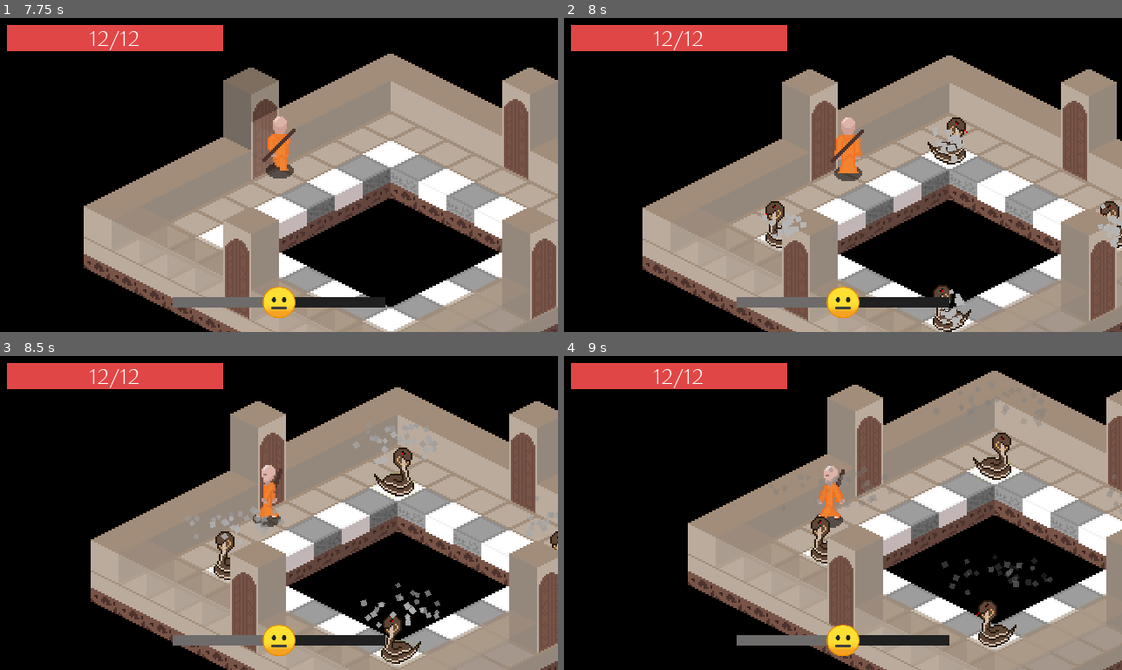
Above: before the commit, frames 1-4 (two rows, left to right).
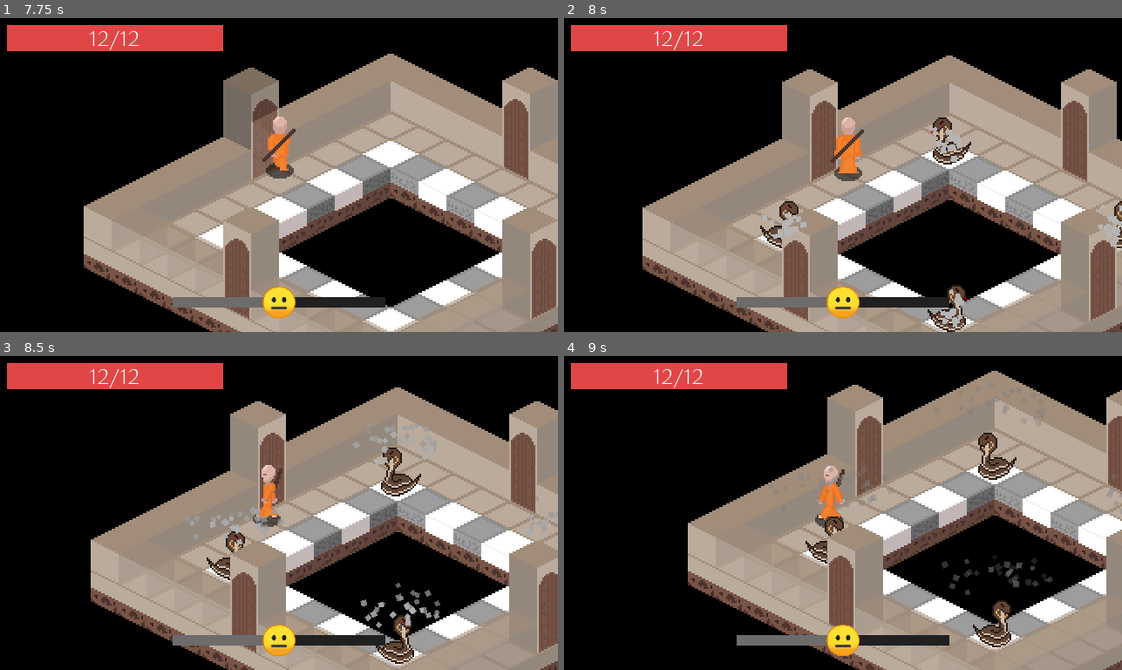
Above: after the commit, the same moments.

Repository: ColmeiaUDESC/gamejaaj6
Game: Godot game, scene res://Cenas/MenuPrincipal.tscn
Same seed, same stepped clock (60 frames per second), same inputs: the game is played once before the commit and once after it.
Inputs (mouse positions are in pixels of both pictures, inside the frame that each line leads up to):
- Up to frame 1 (7.75 s): click "Jogar" at 0.5 s; click "Voltar" at 1.25 s; click "Jogar" at 2 s; click "Save 1" at 2.75 s; click "Novo Jogo" at 3.5 s; click "Novo Jogo" at 4.25 s; tap Enter at 5 s; move the mouse to (401, 159) at 5.02 s; hold D (andar_pra_direita) 5.03-5.78 s; click (401, 159) at 5.1 s; move the mouse to (167, 190) at 5.77 s; hold S (andar_pra_baixo) 5.78-6.53 s; right-click (167, 190) at 5.85 s; move the mouse to (334, 105) at 6.52 s; hold D (andar_pra_direita) 6.53-7.28 s; hold Enter 6.53-7.28 s; move the mouse to (251, 237) at 7.27 s; hold W (andar_pra_cima) from 7.28 s (still down); click (251, 237) at 7.35 s
- Up to frame 2 (8 s): keep holding W (andar_pra_cima)
- Up to frame 3 (8.5 s): move the mouse to (446, 560) at 8.02 s; release W (andar_pra_cima) at 8.03 s; hold A (andar_pra_esquerda) from 8.03 s (still down); hold Right mouse button (ataque_purificacao) from 8.03 s (still down)
- Up to frame 4 (9 s): keep holding A (andar_pra_esquerda); move the mouse to (675, 465) at 8.77 s; release Right mouse button (ataque_purificacao) at 8.78 s; tap Enter at 8.85 s

Frame 1 is identical in both runs. In frame 2, 1.5% of the frame differs, in the area x 35-100%, y 31-100%; in frame 3, 1.5%; in frame 4, 1.6%, in the area x 43-82%, y 24-93%.

Commit message:
Corrigido problemas no sprite e na animacao da cobra

Diff:
--- a/Instanciaveis/Inimigos/Cobra.tscn
+++ b/Instanciaveis/Inimigos/Cobra.tscn
@@ -1,15 +1,14 @@
-[gd_scene load_steps=18 format=2]
+[gd_scene load_steps=17 format=2]
 
 [ext_resource path="res://Instanciaveis/Inimigos/Inimigo.tscn" type="PackedScene" id=1]
-[ext_resource path="res://Assets/Sprites/snake_04.png" type="Texture" id=2]
-[ext_resource path="res://Assets/Sprites/Backup/snake_01.png" type="Texture" id=3]
-[ext_resource path="res://Assets/Sprites/Backup/snake_02.png" type="Texture" id=4]
-[ext_resource path="res://Assets/Sprites/snake_03.png" type="Texture" id=5]
-[ext_resource path="res://Assets/Sprites/snake_attack_02.png" type="Texture" id=6]
+[ext_resource path="res://Assets/Sprites/Cobra/Cobra4.png" type="Texture" id=2]
+[ext_resource path="res://Assets/Sprites/Cobra/Cobra5.png" type="Texture" id=3]
+[ext_resource path="res://Assets/Sprites/Cobra/Cobra7.png" type="Texture" id=4]
+[ext_resource path="res://Assets/Sprites/Cobra/Cobra6.png" type="Texture" id=5]
+[ext_resource path="res://Assets/Sprites/Cobra/Cobra1.png" type="Texture" id=6]
 [ext_resource path="res://Instanciaveis/Estados/Inimigo/Atirar.gd" type="Script" id=7]
-[ext_resource path="res://Assets/Sprites/snake_attack_03.png" type="Texture" id=8]
-[ext_resource path="res://Assets/Sprites/snake_attack_01.png" type="Texture" id=9]
-[ext_resource path="res://Assets/Sprites/snake_attack_04.png" type="Texture" id=10]
+[ext_resource path="res://Assets/Sprites/Cobra/Cobra2.png" type="Texture" id=8]
+[ext_resource path="res://Assets/Sprites/Cobra/Cobra3.png" type="Texture" id=9]
 [ext_resource path="res://Conteudos/Shaders/ShaderPersonagem.shader" type="Shader" id=11]
 [ext_resource path="res://Instanciaveis/Scripts/OuvinteDeEventosCobra.gd" type="Script" id=12]
 [ext_resource path="res://Instanciaveis/Projeteis/ProjetilVeneno.tscn" type="PackedScene" id=13]
@@ -26,27 +25,27 @@
 
 [sub_resource type="SpriteFrames" id=2]
 animations = [ {
-"frames": [ ExtResource( 9 ), ExtResource( 6 ), ExtResource( 8 ), ExtResource( 10 ) ],
+"frames": [ ExtResource( 3 ), ExtResource( 5 ), ExtResource( 4 ), ExtResource( 3 ) ],
 "loop": true,
 "name": "atacando",
 "speed": 5.0
 }, {
-"frames": [ ExtResource( 3 ), ExtResource( 4 ), ExtResource( 5 ), ExtResource( 2 ) ],
+"frames": [ ExtResource( 6 ), ExtResource( 8 ), ExtResource( 9 ), ExtResource( 2 ) ],
 "loop": true,
 "name": "andando_frente",
 "speed": 5.0
 }, {
-"frames": [ ExtResource( 3 ), ExtResource( 4 ), ExtResource( 5 ), ExtResource( 2 ) ],
+"frames": [ ExtResource( 6 ), ExtResource( 8 ), ExtResource( 9 ), ExtResource( 2 ) ],
 "loop": true,
 "name": "parado",
 "speed": 5.0
 }, {
-"frames": [ ExtResource( 3 ), ExtResource( 4 ), ExtResource( 5 ), ExtResource( 2 ) ],
+"frames": [ ExtResource( 6 ), ExtResource( 8 ), ExtResource( 9 ), ExtResource( 2 ) ],
 "loop": true,
 "name": "andando_costas",
 "speed": 5.0
 }, {
-"frames": [ ExtResource( 3 ), ExtResource( 4 ), ExtResource( 5 ), ExtResource( 2 ) ],
+"frames": [ ExtResource( 6 ), ExtResource( 8 ), ExtResource( 9 ), ExtResource( 2 ) ],
 "loop": true,
 "name": "andando_lado",
 "speed": 5.0
--- a/Instanciaveis/Scripts/Inimigo.gd
+++ b/Instanciaveis/Scripts/Inimigo.gd
@@ -4,9 +4,9 @@
 
 export(float) var vida_maxima := 1.0
 export(float) var purificacao_maxima := 1.0
-export(float) var velocidade = 1000
-export(float, 1.0, 100.0) var desaceleracao_empurrao = 3.0
-export(float, 1.0, 100.0) var resistencia_empurrao = 1.0
+export(float) var velocidade := 1000
+export(float, 1.0, 100.0) var desaceleracao_empurrao := 3.0
+export(float, 1.0, 100.0) var resistencia_empurrao := 1.0
 
 onready var sprite = $Sprite
 onready var gerenciador_estados = $GerenciadorEstados
@@ -15,16 +15,16 @@
 onready var som_dano_purificacao = $SomDanoPurificacao
 
 var jogador = null
-var direcao = Vector2.ZERO
-var movimento = Vector2.ZERO
+var direcao := Vector2.ZERO
+var movimento := Vector2.ZERO
 var vida: float
-var purificacao: float = 0.0
+var purificacao := 0.0
 
 var BIT_CAMADA_COLIDE := 2
 var BIT_CAMADA_ATRAVESSA := 6
 var BIT_MASCARA_JOGADOR := 1
 
-var _velocidade_empurrao: Vector2 = Vector2()
+var _velocidade_empurrao := Vector2()
 
 signal neutralizado(foi_morto)
 signal recebido_dano(dano, agressor, e_offensivo)
@@ -103,6 +103,9 @@
 
 
 func _pegar_suffixo_anim_dir(dir: Vector2) -> String:
+	if dir.length_squared() == 0.0:
+		return "lado"
+
 	var phi := dir.angle()
 
 	if phi >= PI/4 - 0.1 and phi <= 3*PI/4 + 0.1:
@@ -118,10 +121,10 @@
 	set_collision_mask_bit(BIT_MASCARA_JOGADOR, bool(colidir))
 
 func gerenciar_animacoes_movimento() -> void:
-	if direcao.length() > 0:
-		var sufixo := _pegar_suffixo_anim_dir(direcao)
-		sprite.play("andando_" + sufixo)
-		sprite.flip_h = sufixo == "lado" and direcao.x < 0
+	var sufixo := _pegar_suffixo_anim_dir(direcao)
+	var em_movimento := direcao.length() > 0.0 and velocidade > 0.0
+	sprite.flip_h = sufixo == "lado" and direcao.x < 0
+	sprite.play("andando_" + sufixo if em_movimento else "parado")
 
 
 func gerenciar_movimento(delta: float) -> void:
Binary file added: Assets/Sprites/Cobra/Cobra1.png
Not shown, added: Assets/Sprites/Cobra/Cobra1.png.import
Binary file added: Assets/Sprites/Cobra/Cobra2.png
Not shown, added: Assets/Sprites/Cobra/Cobra2.png.import
Binary file added: Assets/Sprites/Cobra/Cobra3.png
Not shown, added: Assets/Sprites/Cobra/Cobra3.png.import
Binary file added: Assets/Sprites/Cobra/Cobra4.png
Not shown, added: Assets/Sprites/Cobra/Cobra4.png.import
Binary file added: Assets/Sprites/Cobra/Cobra5.png
Not shown, added: Assets/Sprites/Cobra/Cobra5.png.import
Binary file added: Assets/Sprites/Cobra/Cobra6.png
Not shown, added: Assets/Sprites/Cobra/Cobra6.png.import
(and 3 more such lines)
